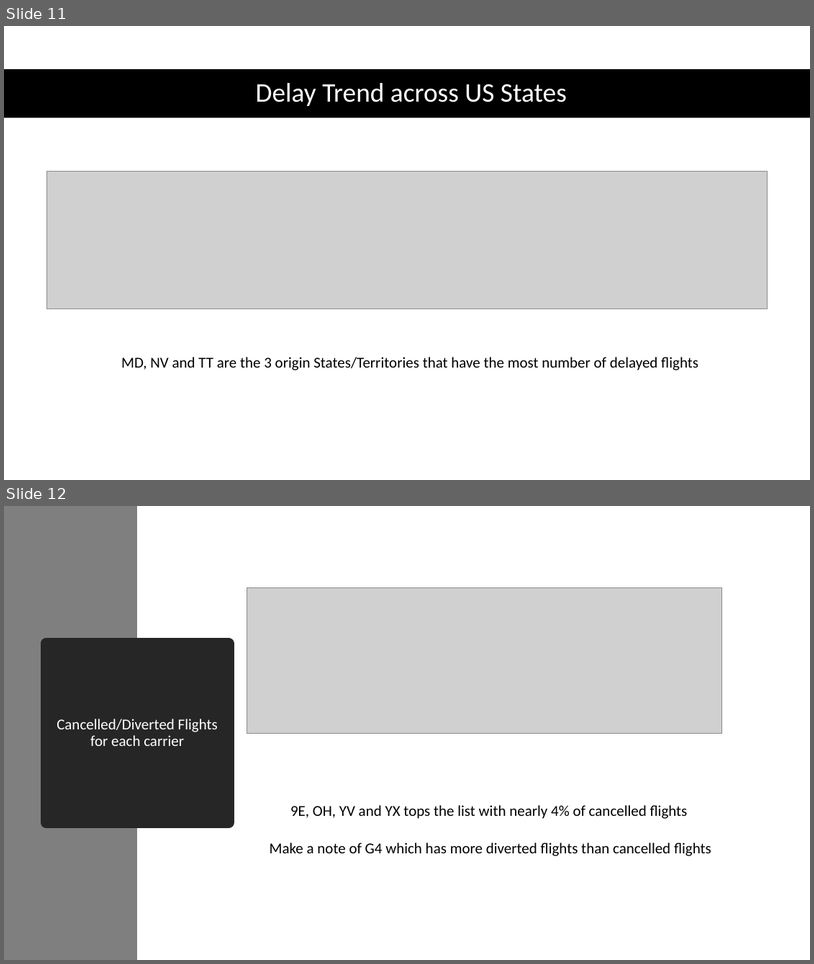
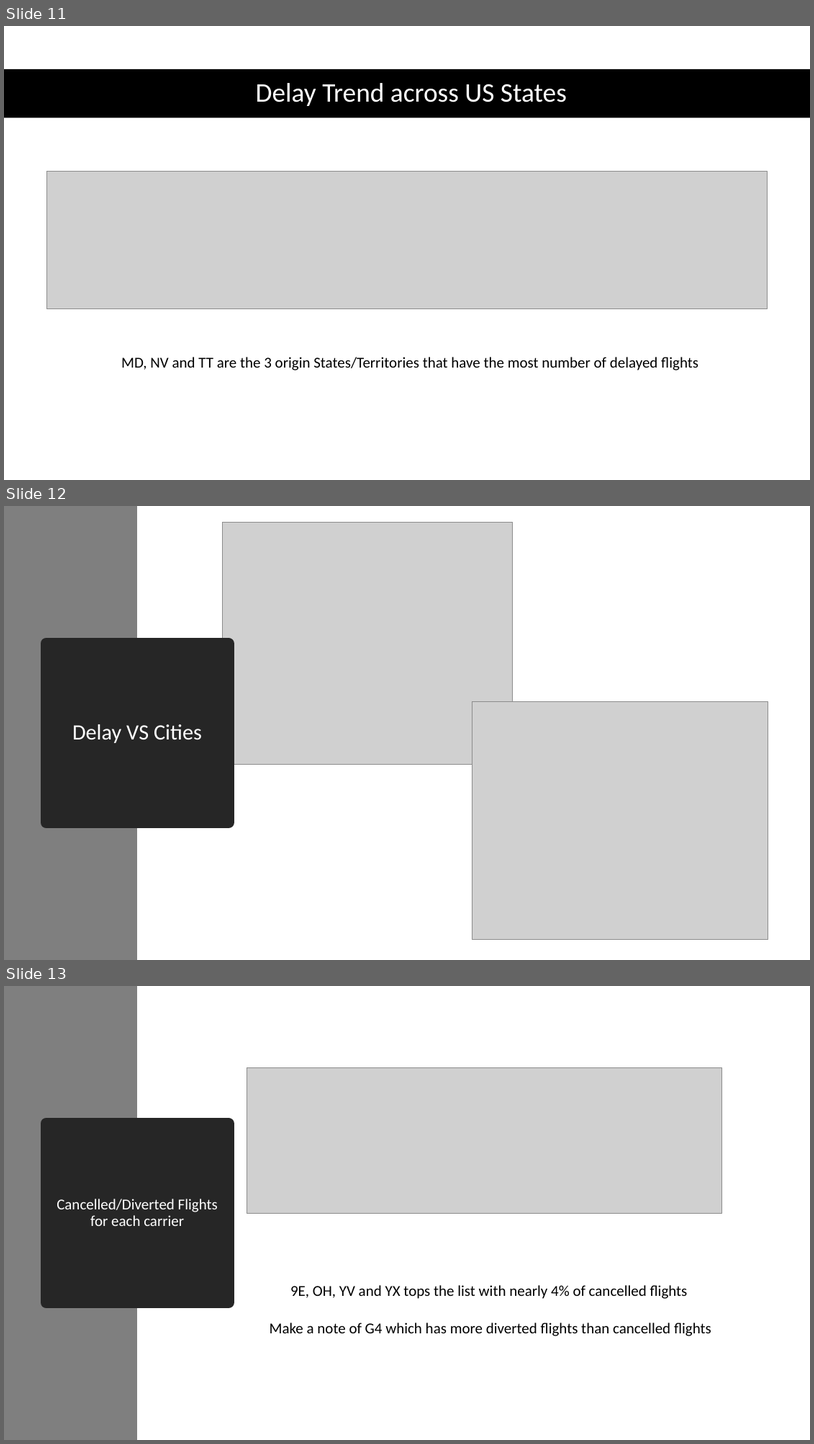
Before and after one commit to Randy0601/GroupProject, a slide deck: Resources/GroupProject.pptx. Shown one above the other, each under a label of ours: slides 11 and 12 before the commit, slides 11, 12 and 13 after it. The pictures are 814x964 and 814x1444 pixels, drawn with LibreOffice and Linux fonts; fonts in the diff are those of the drawing; grey boxes stand for pictures. Boxes give left, top, right and bottom in pixels: in the first picture for what was removed or moved away, otherwise in the second. Text is boxed around its words. In the diff, an @@ line names an element or a change of style, - is before the commit and + after.

```diff
--- a/Resources/GroupProject.pptx
+++ b/Resources/GroupProject.pptx
@@ slide 12 added at bbox=[4, 506, 810, 960], background #FFFFFF @@
@@ rectangle added at bbox=[4, 506, 137, 960], fill #7F7F7F @@
@@ picture added at bbox=[222, 523, 513, 764] @@
@@ title added at bbox=[46, 644, 229, 822], fill #262626, outline #262626 13.75 pt, 26 pt, text #FFFFFF @@
+Delay VS Cities
@@ picture added at bbox=[472, 702, 768, 939] @@
@@ what was slide 12 is now slide 13 @@
```
Also in this commit, not shown: 1 other slide added, 1 other file.
